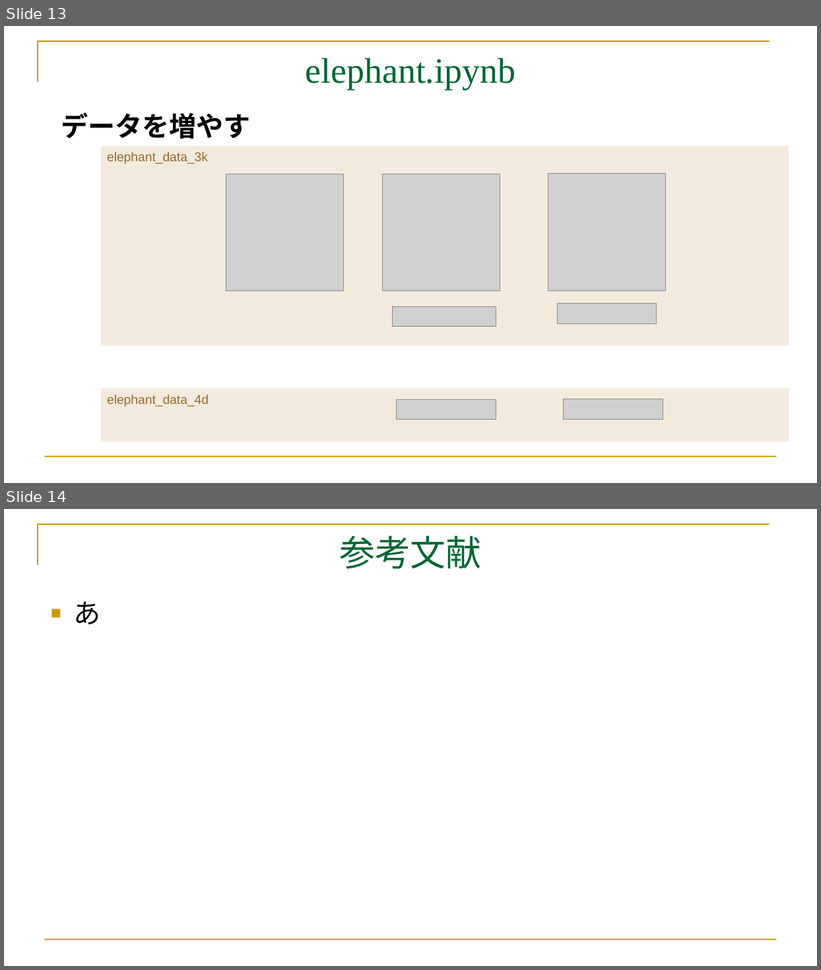
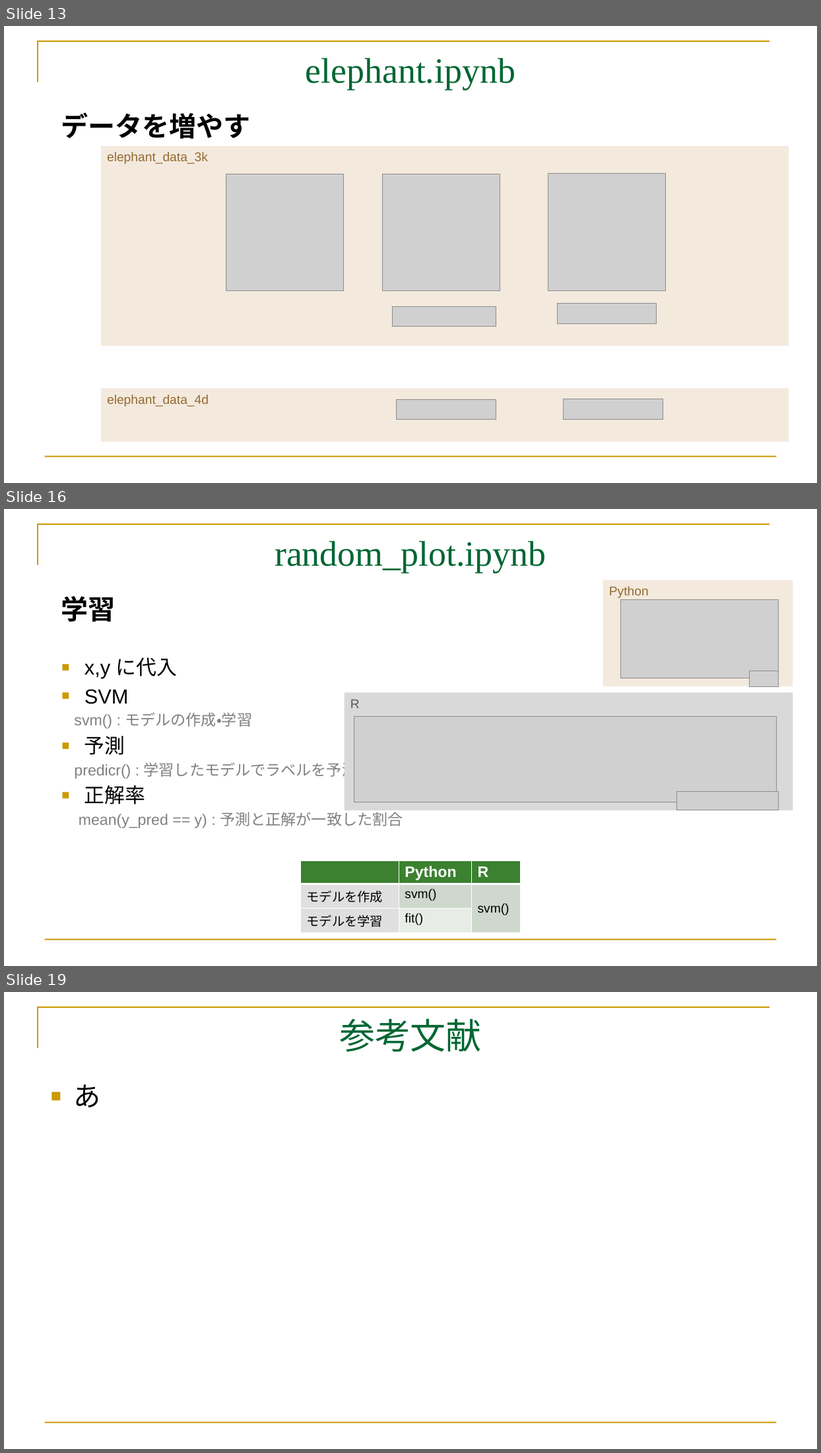
Before and after one commit to mei-517/GoogleColab, a slide deck: GoogleColab.part3.pptx. Shown one above the other, each under a label of ours: slides 13 and 14 before the commit, slides 13, 16 and 19 after it; the slides between them are not shown. The pictures are 821x970 and 821x1453 pixels, drawn with LibreOffice and Linux fonts; fonts in the diff are those of the drawing; grey boxes stand for pictures. Boxes give left, top, right and bottom in pixels: in the first picture for what was removed or moved away, otherwise in the second. Text is boxed around its words. In the diff, an @@ line names an element or a change of style, - is before the commit and + after.

```diff
--- a/GoogleColab.part3.pptx
+++ b/GoogleColab.part3.pptx
@@ slide 16 added at <box>4,509,817,966</box>, background #FFFFFF; not listed: 2 template elements that a slide beside it also shows @@
@@ title added at <box>275,541,546,573</box>, 42 pt, text #006633 @@
+random_plot.ipynb
@@ rectangle added at <box>603,580,793,687</box>, fill #F3EADD, 15 pt, text #946A32 @@
+Python
@@ text added at <box>61,596,115,622</box>, 32 pt, text #000000, bold @@
+学習
@@ picture added at <box>620,599,778,678</box> @@
@@ text added at <box>74,657,403,828</box>, 18 pt, text #808080 @@
+■ x,y に代入
+■ SVM
+svm() : モデルの作成・学習
+■ 予測
+predicr() : 学習したモデルでラベルを予測
+■ 正解率
+mean(y_pred == y) : 予測と正解が一致した割合
@@ picture added at <box>749,671,779,687</box> @@
@@ rectangle added at <box>345,692,793,811</box>, fill #D9D9D9, 15 pt, text #595959 @@
+R
@@ picture added at <box>354,717,776,803</box> @@
@@ picture added at <box>677,792,779,811</box> @@
@@ table added at <box>300,861,520,930</box>, 3 rows, 3 columns @@
+ | Python | R
+モデルを作成 | svm() | svm()
+モデルを学習 | fit() | 
@@ what was slide 14 is now slide 19 @@
```
Also in this commit, not shown: 4 other slides added, 5 other files.
